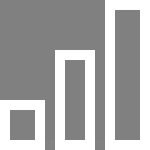
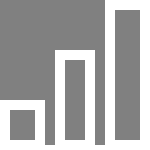
Layered file, before and after one edit (150px x 150px). Changes by layer:
painted on "Layer" over [45, 145, 105, 150]
